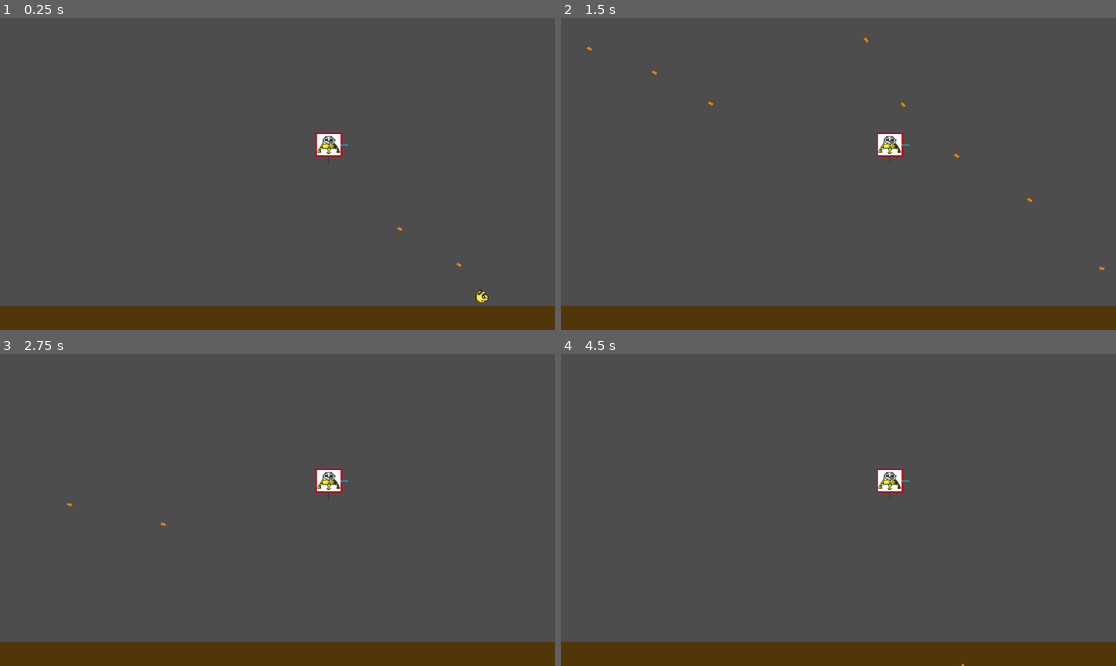
Above: before the commit, frames 1-4 (two rows, left to right).
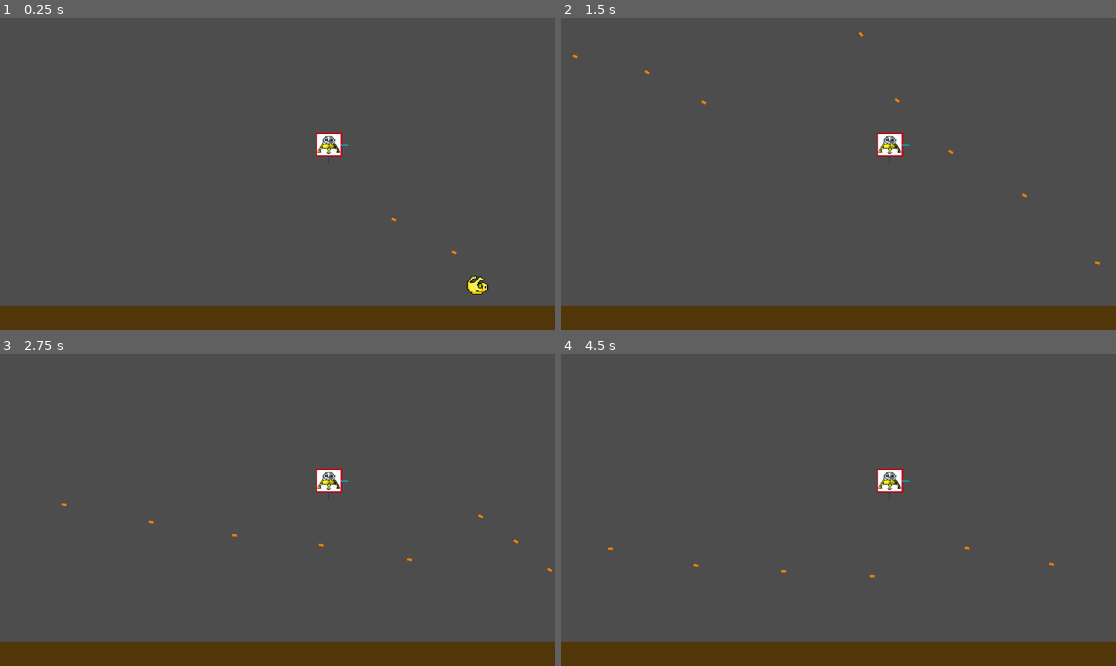
Above: after the commit, the same moments.

Repository: engfelipelacerda/moon-conquerors
Game: Godot game, scene res://scenes/Main.tscn
Same seed, same stepped clock (60 frames per second), same inputs: the game is played once before the commit and once after it.
Inputs (mouse positions are in pixels of both pictures, inside the frame that each line leads up to):
- Up to frame 1 (0.25 s): no input
- Up to frame 2 (1.5 s): move the mouse to (960, 158) at 0.52 s; hold Right (ui_right) from 0.53 s (still down); tap Space (ui_accept) at 0.77 s; move the mouse to (727, 189) at 1.27 s
- Up to frame 3 (2.75 s): tap Space (ui_accept) at 1.52 s; move the mouse to (333, 441) at 2.02 s; release Right (ui_right) at 2.03 s; hold Left (ui_left) from 2.03 s (still down)
- Up to frame 4 (4.5 s): tap Enter at 2.75 s; move the mouse to (810, 572) at 2.77 s; release Left (ui_left) at 2.78 s; hold Right (ui_right) 2.78-4.28 s; tap Space (ui_accept) at 3.02, 3.5, 3.77, 4.25 s; move the mouse to (1005, 556) at 3.52 s; move the mouse to (672, 463) at 4.27 s; hold Left (ui_left) from 4.28 s (still down)

The runs differ from the first frame. In frame 1, 0.2% of the frame differs, in the area x 70-88%, y 63-92%; in frame 2, 0.1%; in frame 3, less than 0.1%; in frame 4, less than 0.1%.
Error in both runs: Invalid assignment of property or key 'player' with value of type 'CharacterBody2D (Player.gd)' on a base object of type 'Nil'. (res://scripts/Player.gd:19)

Commit message:
aumentando mapa

Diff:
--- a/entities/Player.tscn
+++ b/entities/Player.tscn
@@ -19,8 +19,8 @@
 [ext_resource type="Texture2D" uid="uid://h52013grp4gt" path="res://sprites/alien_walk/6.png" id="13_5dkxs"]
 
 [sub_resource type="CapsuleShape2D" id="CapsuleShape2D_eh0f6"]
-radius = 15.0
-height = 34.0
+radius = 22.0
+height = 50.0
 
 [sub_resource type="SpriteFrames" id="SpriteFrames_7qicf"]
 animations = [{
@@ -94,14 +94,15 @@
 script = ExtResource("1_p0vlq")
 
 [node name="CollisionShape2D" type="CollisionShape2D" parent="." unique_id=504036690]
-position = Vector2(0, -30)
+position = Vector2(3, -27)
 shape = SubResource("CapsuleShape2D_eh0f6")
 
 [node name="Muzzle" type="Marker2D" parent="." unique_id=1408660936]
-position = Vector2(0, -54)
+position = Vector2(4, -56)
 
 [node name="AnimatedSprite2D" type="AnimatedSprite2D" parent="." unique_id=354282861]
-position = Vector2(0, -31)
+position = Vector2(4.0000286, -28.00001)
+scale = Vector2(1.7333317, 1.5249996)
 sprite_frames = SubResource("SpriteFrames_7qicf")
 animation = &"alien_idle"
 autoplay = "alien_idle"
--- a/scenes/Main.tscn
+++ b/scenes/Main.tscn
@@ -5,16 +5,10 @@
 [ext_resource type="PackedScene" uid="uid://bijdlicagh0xt" path="res://entities/Enemy.tscn" id="5_vcsgt"]
 
 [sub_resource type="RectangleShape2D" id="RectangleShape2D_qnwvq"]
-size = Vector2(1152, 50)
-
-[sub_resource type="RectangleShape2D" id="RectangleShape2D_elqb8"]
-size = Vector2(2, 432.16248)
+size = Vector2(2817, 50)
 
 [node name="Main" type="Node2D" unique_id=817526930]
 script = ExtResource("1_vcsgt")
-
-[node name="Camera2D" type="Camera2D" parent="." unique_id=2141575793]
-position = Vector2(576, 324)
 
 [node name="Floor" type="StaticBody2D" parent="." unique_id=1348934330]
 collision_layer = 16
@@ -22,26 +16,18 @@
 
 [node name="ColorRect" type="ColorRect" parent="Floor" unique_id=816987011]
 offset_top = 598.0
-offset_right = 1152.0
+offset_right = 2817.0
 offset_bottom = 648.0
 color = Color(0.31518266, 0.21170467, 0.037503146, 1)
 
 [node name="CollisionShape2D" type="CollisionShape2D" parent="Floor" unique_id=345360542]
-position = Vector2(576, 623)
+position = Vector2(1408.5, 623)
 shape = SubResource("RectangleShape2D_qnwvq")
 
 [node name="Player" parent="." unique_id=1162943036 instance=ExtResource("1_elqb8")]
-
-[node name="Colisão Invisível" type="StaticBody2D" parent="." unique_id=419536920]
-disable_mode = 2
-
-[node name="Parede Direita" type="CollisionShape2D" parent="Colisão Invisível" unique_id=1517080303]
-position = Vector2(1153, 383)
-shape = SubResource("RectangleShape2D_elqb8")
-
-[node name="Parede Esquerda" type="CollisionShape2D" parent="Colisão Invisível" unique_id=316849795]
-position = Vector2(0, 383.08124)
-shape = SubResource("RectangleShape2D_elqb8")
+position = Vector2(987, 543)
 
 [node name="Enemy" parent="." unique_id=1824610519 instance=ExtResource("5_vcsgt")]
 position = Vector2(676, 259)
+
+[node name="StaticBody2D" type="StaticBody2D" parent="." unique_id=208521009]
